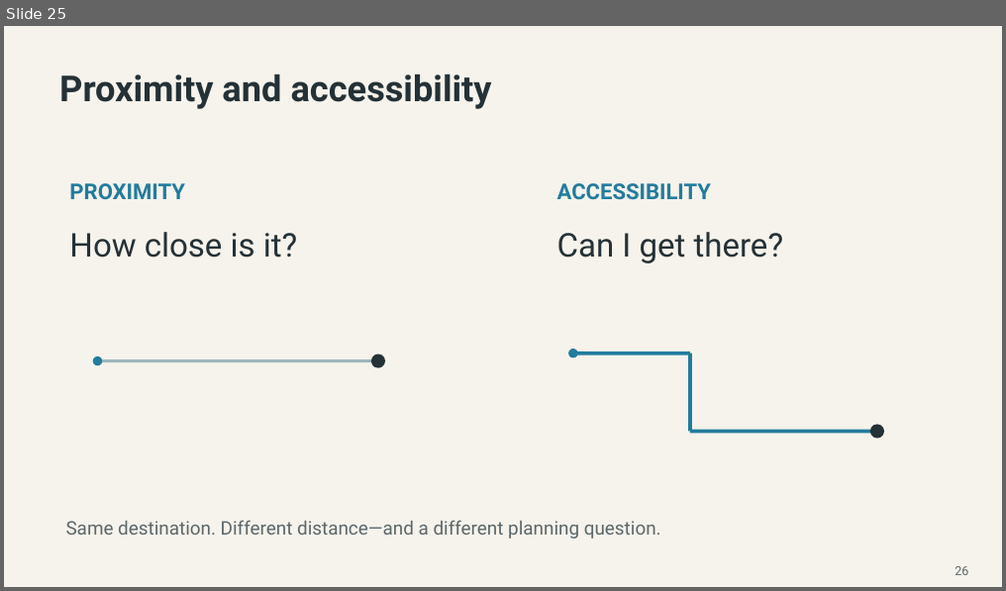
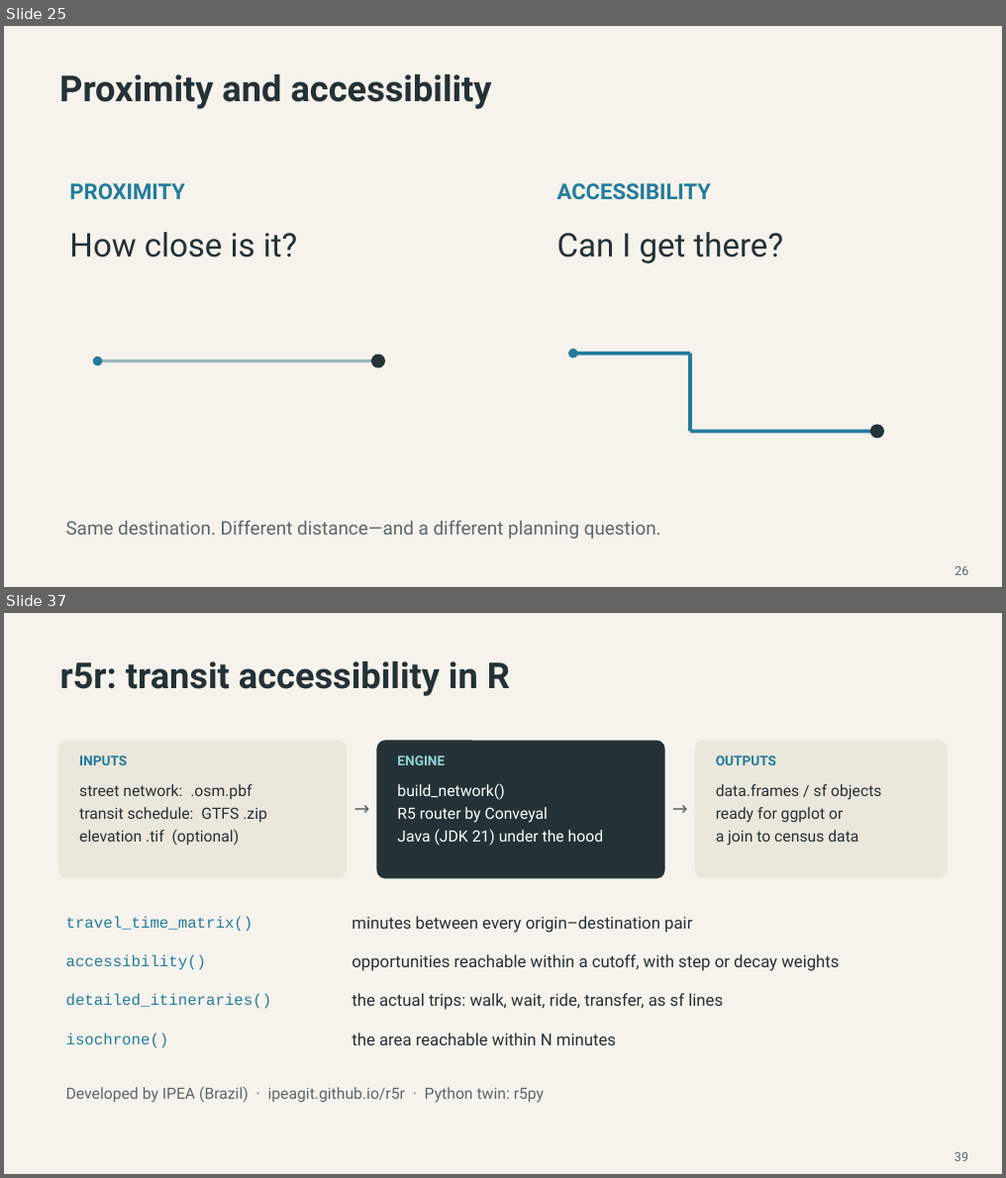
Before and after one commit to MUSA-Zhanchao/OSM-lecture, a slide deck: OSM_Pandana_Lecture-revised-final.pptx. Shown one above the other, each under a label of ours: slide 25 before the commit, slides 25 and 37 after it; the slides between them are not shown. The pictures are 1006x591 and 1006x1178 pixels, drawn with LibreOffice and Linux fonts; fonts in the diff are those of the drawing. Boxes give left, top, right and bottom in pixels: in the first picture for what was removed or moved away, otherwise in the second. Text is boxed around its words. In the diff, an @@ line names an element or a change of style, - is before the commit and + after.

```diff
--- a/OSM_Pandana_Lecture-revised-final.pptx
+++ b/OSM_Pandana_Lecture-revised-final.pptx
@@ slide 37 added at (4, 613, 1002, 1174), background #F6F3EC @@
@@ text added at (60, 662, 510, 696), 34.5 pt, text #243136, bold @@
+r5r: transit accessibility in R
@@ rounded rectangle added at (58, 741, 347, 878), fill #ECE7DC @@
@@ text added at (79, 756, 127, 765), 13 pt, text #227C9D, bold @@
+INPUTS
@@ rounded rectangle added at (377, 741, 665, 878), fill #243136 @@
@@ text added at (397, 756, 445, 765), 13 pt, text #8FD4D9, bold @@
+ENGINE
@@ rounded rectangle added at (695, 741, 947, 878), fill #ECE7DC @@
@@ text added at (716, 756, 776, 765), 13 pt, text #227C9D, bold @@
+OUTPUTS
@@ text added at (79, 784, 267, 846), 15 pt, text #243136 @@
+street network: .osm.pbf
+transit schedule: GTFS .zip
+elevation .tif (optional)
@@ text added at (397, 783, 603, 846), 15 pt, text #FFFFFF @@
+build_network()
+R5 router by Conveyal
+Java (JDK 21) under the hood
@@ text added at (716, 784, 881, 846), 15 pt, text #243136 @@
+data.frames / sf objects
+ready for ggplot or
+a join to census data
@@ text added at (347, 792, 377, 823), 18 pt, text #5B676A @@
+→
@@ text added at (665, 792, 695, 823), 18 pt, text #5B676A @@
+→
@@ text added at (66, 916, 253, 932), 15 pt, text #227C9D @@
+travel_time_matrix()
@@ text added at (351, 916, 692, 933), 16 pt, text #243136 @@
+minutes between every origin–destination pair
@@ text added at (66, 955, 207, 970), 15 pt, text #227C9D @@
+accessibility()
@@ text added at (351, 955, 839, 971), 16 pt, text #243136 @@
+opportunities reachable within a cutoff, with step or decay weights
@@ text added at (66, 994, 272, 1009), 15 pt, text #227C9D @@
+detailed_itineraries()
@@ text added at (351, 993, 723, 1010), 16 pt, text #243136 @@
+the actual trips: walk, wait, ride, transfer, as sf lines
@@ text added at (66, 1033, 169, 1049), 15 pt, text #227C9D @@
+isochrone()
@@ text added at (351, 1033, 616, 1046), 16 pt, text #243136 @@
+the area reachable within N minutes
@@ text added at (66, 1086, 544, 1103), 15 pt, text #5B676A @@
+Developed by IPEA (Brazil) · ipeagit.github.io/r5r · Python twin: r5py
@@ text added at (954, 1153, 968, 1161), 12 pt, text #5B676A @@
+39
```
Also in this commit, not shown: 5 slides changed, 8 other slides added, 9 slides removed, 1 other file.
